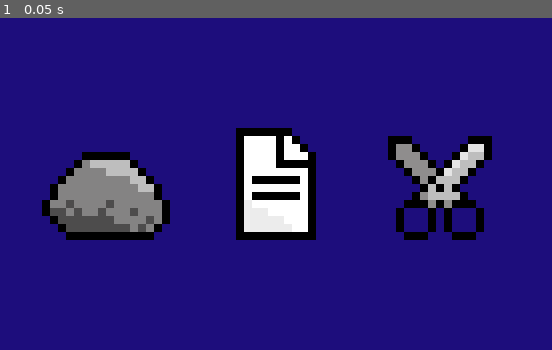
Above: before the commit, frame 1.
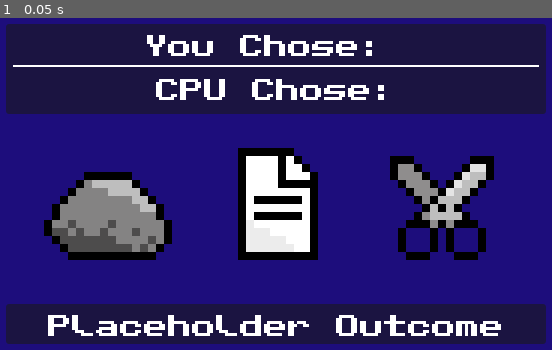
Above: after the commit, the same moment.

Repository: TenacityCodes/Rock-Paper-Scissors
Game: Godot game, scene res://gameplay.tscn
Two runs of this game, one before a commit and one after it. Both use one fixed random seed, a clock stepped at 60 frames per second and the inputs below.
Inputs:
- Up to frame 1 (0.05 s): no input

The runs differ from the first frame. In frame 1, 51% of the frame differs, in the area x 1-99%, y 1-99%.

Commit message:
Added Main Gameplay

Diff:
--- a/gameplay.gd
+++ b/gameplay.gd
@@ -1,14 +1,85 @@
 extends Node2D
 
-func _on_area_2d_mouse_entered() -> void:
-	pass
+var in_rock_area: bool = false
+var in_paper_area: bool = false
+var in_scissors_area: bool = false
 
+var rock: int = 1
+var paper: int = 2
+var scissors: int = 3
 
-func _on_area_2d_mouse_exited() -> void:
-	pass # Replace with function body.
+var player_choice: int = 0
+var cpu_choice: int = 0
 
+func _on_rock_area_2d_mouse_entered() -> void:
+	in_rock_area = true
+	print("Rock area: ", in_rock_area)
+
+func _on_rock_area_2d_mouse_exited() -> void:
+	in_rock_area = false
+	print("Rock area: ", in_rock_area)
+
+func _on_paper_area_2d_mouse_entered() -> void:
+	in_paper_area = true
+	print("Paper area: ", in_paper_area)
+
+func _on_paper_area_2d_mouse_exited() -> void:
+	in_paper_area = false
+	print("Paper area: ", in_paper_area)
+
+func _on_scissors_area_2d_mouse_entered() -> void:
+	in_scissors_area = true
+	print("Scissors area: ", in_scissors_area)
+
+func _on_scissors_area_2d_mouse_exited() -> void:
+	in_scissors_area = false
+	print("Scissors area: ", in_scissors_area)
 
 func _input(event:InputEvent) -> void:
-	if event is InputEventMouseButton:
-		if event.button_index == MOUSE_BUTTON_LEFT and event.double_click:
-			print("Wow, a left mouse click")
+	if event is InputEventMouseButton and event.button_index == MOUSE_BUTTON_LEFT:
+		if (in_rock_area):
+			player_choice = 1
+			print("You selected rock")
+		elif (in_paper_area):
+			player_choice = 2
+			print("You selected paper")
+		elif (in_scissors_area):
+			player_choice = 3
+			print("You selected scissors")
+
+func _process(delta: float) -> void:
+	if Input.is_action_just_pressed("enter"):
+		cpu_selection()
+		determine_outcome()
+
+func cpu_selection():
+	cpu_choice = randi_range(1,3)
+	print("cpu choice was: ", cpu_choice)
+
+func determine_outcome():
+	var outcome: String = ""
+	print("THIS player_choice: ", player_choice)
+	print("THIS cpu choice was: ", cpu_choice)
+
+	if (cpu_choice == player_choice):
+		outcome = "It's A Draw!"
+
+	elif (player_choice == 1): # Player chooses rock
+		if (cpu_choice == 2): # CPU chooses paper
+			outcome = "You Lost."
+		if (cpu_choice == 3): # CPU chooses scissors
+			outcome = "You Win!"
+
+	elif (player_choice == 2): # Player chooses paper
+		if (cpu_choice == 1): # CPU chooses rock
+			outcome = "You Win!"
+		if (cpu_choice == 3): # CPU chooses scissors
+			outcome = "You Lost."
+
+	elif (player_choice == 3): # Player chooses scissors
+		if (cpu_choice == 1): # CPU chooses rock
+			outcome = "You Lost."
+		if (cpu_choice == 2): # CPU chooses paper
+			outcome = "You Win!"
+
+	print("Outcome: ", outcome)
--- a/gameplay.tscn
+++ b/gameplay.tscn
@@ -1,17 +1,22 @@
-[gd_scene load_steps=7 format=3 uid="uid://bno0mn1ntcv0"]
+[gd_scene load_steps=9 format=3 uid="uid://bno0mn1ntcv0"]
 
 [ext_resource type="Texture2D" uid="uid://n8w7dfinnweu" path="res://Assets/RPS-background.png" id="1_n4psk"]
 [ext_resource type="Script" uid="uid://dtg2p14pymxol" path="res://gameplay.gd" id="1_oe8ih"]
 [ext_resource type="Texture2D" uid="uid://ew7ixwtosdq3" path="res://Assets/RPS-Assets.png" id="2_ej4tk"]
+[ext_resource type="FontFile" uid="uid://da3yvnvdhvfai" path="res://Assets/PublicPixel-rv0pA.ttf" id="4_xuee5"]
 
-[sub_resource type="RectangleShape2D" id="RectangleShape2D_ej4tk"]
-size = Vector2(152, 120)
+[sub_resource type="RectangleShape2D" id="RectangleShape2D_smepj"]
+size = Vector2(136, 96)
 
 [sub_resource type="RectangleShape2D" id="RectangleShape2D_oe8ih"]
-size = Vector2(96, 135)
+size = Vector2(96, 120)
 
 [sub_resource type="RectangleShape2D" id="RectangleShape2D_xuee5"]
-size = Vector2(120, 128)
+size = Vector2(104, 120)
+
+[sub_resource type="StyleBoxLine" id="StyleBoxLine_xuee5"]
+color = Color(1, 1, 1, 1)
+thickness = 2
 
 [node name="Gameplay" type="Node2D"]
 script = ExtResource("1_oe8ih")
@@ -23,7 +28,7 @@
 
 [node name="Rock" type="Sprite2D" parent="."]
 texture_filter = 1
-position = Vector2(150, 180)
+position = Vector2(152, 200)
 texture = ExtResource("2_ej4tk")
 region_enabled = true
 region_rect = Rect2(64, 104, 160, 160)
@@ -31,12 +36,12 @@
 [node name="Area2D" type="Area2D" parent="Rock"]
 
 [node name="CollisionShape2D" type="CollisionShape2D" parent="Rock/Area2D"]
-position = Vector2(-2, 8)
-shape = SubResource("RectangleShape2D_ej4tk")
+position = Vector2(-2, 12)
+shape = SubResource("RectangleShape2D_smepj")
 
 [node name="Paper" type="Sprite2D" parent="."]
 texture_filter = 1
-position = Vector2(320, 180)
+position = Vector2(322, 200)
 texture = ExtResource("2_ej4tk")
 region_enabled = true
 region_rect = Rect2(248, 104, 160, 160)
@@ -44,12 +49,11 @@
 [node name="Area2D" type="Area2D" parent="Paper"]
 
 [node name="CollisionShape2D" type="CollisionShape2D" parent="Paper/Area2D"]
-position = Vector2(0, -0.5)
 shape = SubResource("RectangleShape2D_oe8ih")
 
 [node name="Scissors" type="Sprite2D" parent="."]
 texture_filter = 1
-position = Vector2(480, 180)
+position = Vector2(482, 200)
 texture = ExtResource("2_ej4tk")
 region_enabled = true
 region_rect = Rect2(408, 104, 160, 160)
@@ -57,8 +61,83 @@
 [node name="Area2D" type="Area2D" parent="Scissors"]
 
 [node name="CollisionShape2D" type="CollisionShape2D" parent="Scissors/Area2D"]
-position = Vector2(4, 4)
+position = Vector2(4, 0)
 shape = SubResource("RectangleShape2D_xuee5")
 
-[connection signal="mouse_entered" from="Rock/Area2D" to="." method="_on_area_2d_mouse_entered"]
-[connection signal="mouse_exited" from="Rock/Area2D" to="." method="_on_area_2d_mouse_exited"]
+[node name="Choices Display" type="Control" parent="."]
+layout_mode = 3
+anchors_preset = 0
+
+[node name="PanelContainer" type="PanelContainer" parent="Choices Display"]
+layout_mode = 0
+offset_left = 50.0
+offset_top = 20.0
+offset_right = 590.0
+offset_bottom = 110.0
+
+[node name="MarginContainer" type="MarginContainer" parent="Choices Display/PanelContainer"]
+layout_mode = 2
+theme_override_constants/margin_left = 8
+theme_override_constants/margin_top = 8
+theme_override_constants/margin_right = 8
+theme_override_constants/margin_bottom = 8
+
+[node name="VBoxContainer" type="VBoxContainer" parent="Choices Display/PanelContainer/MarginContainer"]
+layout_mode = 2
+theme_override_constants/separation = 8
+
+[node name="Player Selection" type="Label" parent="Choices Display/PanelContainer/MarginContainer/VBoxContainer"]
+texture_filter = 1
+layout_mode = 2
+theme_override_fonts/font = ExtResource("4_xuee5")
+theme_override_font_sizes/font_size = 24
+text = "You Chose: "
+horizontal_alignment = 1
+
+[node name="HSeparator" type="HSeparator" parent="Choices Display/PanelContainer/MarginContainer/VBoxContainer"]
+layout_mode = 2
+theme_override_styles/separator = SubResource("StyleBoxLine_xuee5")
+
+[node name="CPU Selection" type="Label" parent="Choices Display/PanelContainer/MarginContainer/VBoxContainer"]
+texture_filter = 1
+layout_mode = 2
+theme_override_fonts/font = ExtResource("4_xuee5")
+theme_override_font_sizes/font_size = 24
+text = "CPU Chose:"
+horizontal_alignment = 1
+
+[node name="Outcome Display" type="Control" parent="."]
+layout_mode = 3
+anchors_preset = 0
+
+[node name="PanelContainer" type="PanelContainer" parent="Outcome Display"]
+layout_mode = 0
+offset_left = 50.0
+offset_top = 300.0
+offset_right = 590.0
+offset_bottom = 340.0
+
+[node name="MarginContainer" type="MarginContainer" parent="Outcome Display/PanelContainer"]
+layout_mode = 2
+theme_override_constants/margin_left = 8
+theme_override_constants/margin_top = 8
+theme_override_constants/margin_right = 8
+theme_override_constants/margin_bottom = 8
+
+[node name="VBoxContainer" type="VBoxContainer" parent="Outcome Display/PanelContainer/MarginContainer"]
+layout_mode = 2
+
+[node name="Outcome" type="Label" parent="Outcome Display/PanelContainer/MarginContainer/VBoxContainer"]
+texture_filter = 1
+layout_mode = 2
+theme_override_fonts/font = ExtResource("4_xuee5")
+theme_override_font_sizes/font_size = 24
+text = "Placeholder Outcome"
+horizontal_alignment = 1
+
+[connection signal="mouse_entered" from="Rock/Area2D" to="." method="_on_rock_area_2d_mouse_entered"]
+[connection signal="mouse_exited" from="Rock/Area2D" to="." method="_on_rock_area_2d_mouse_exited"]
+[connection signal="mouse_entered" from="Paper/Area2D" to="." method="_on_paper_area_2d_mouse_entered"]
+[connection signal="mouse_exited" from="Paper/Area2D" to="." method="_on_paper_area_2d_mouse_exited"]
+[connection signal="mouse_entered" from="Scissors/Area2D" to="." method="_on_scissors_area_2d_mouse_entered"]
+[connection signal="mouse_exited" from="Scissors/Area2D" to="." method="_on_scissors_area_2d_mouse_exited"]
--- a/project.godot
+++ b/project.godot
@@ -19,6 +19,14 @@
 window/size/viewport_width=640
 window/size/viewport_height=360
 
+[input]
+
+enter={
+"deadzone": 0.2,
+"events": [Object(InputEventKey,"resource_local_to_scene":false,"resource_name":"","device":-1,"window_id":0,"alt_pressed":false,"shift_pressed":false,"ctrl_pressed":false,"meta_pressed":false,"pressed":false,"keycode":0,"physical_keycode":4194309,"key_label":0,"unicode":0,"location":0,"echo":false,"script":null)
+]
+}
+
 [rendering]
 
 renderer/rendering_method="gl_compatibility"
Binary file added: Assets/PublicPixel-rv0pA.ttf
Not shown, added: Assets/PublicPixel-rv0pA.ttf.import
